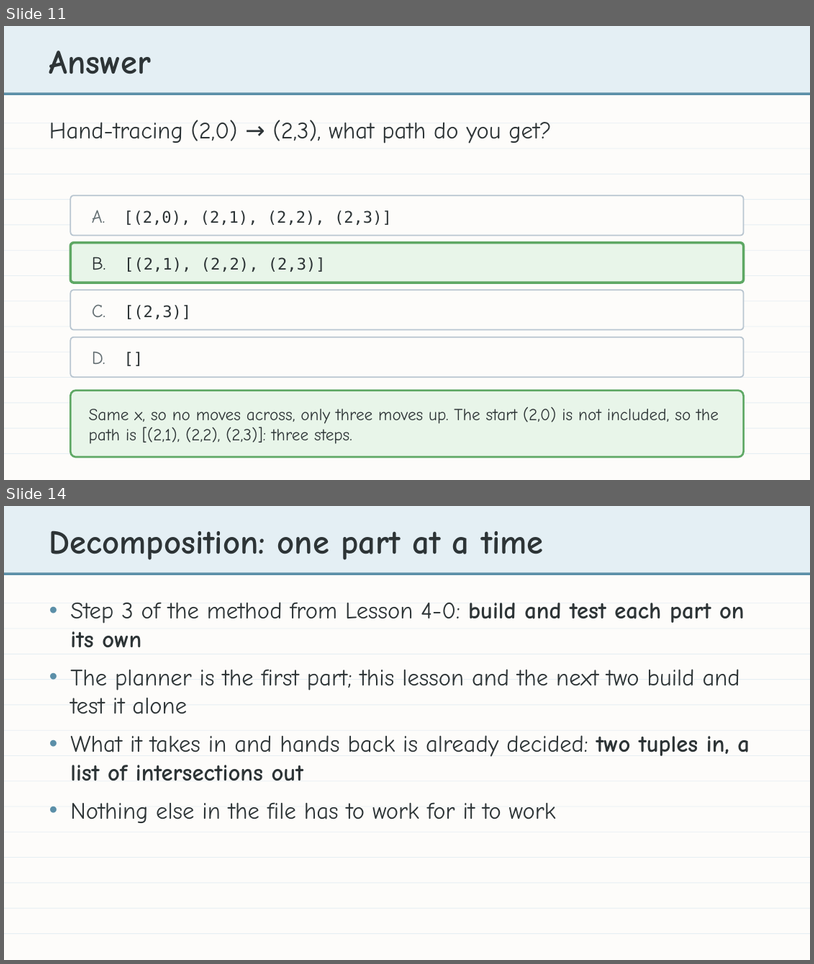
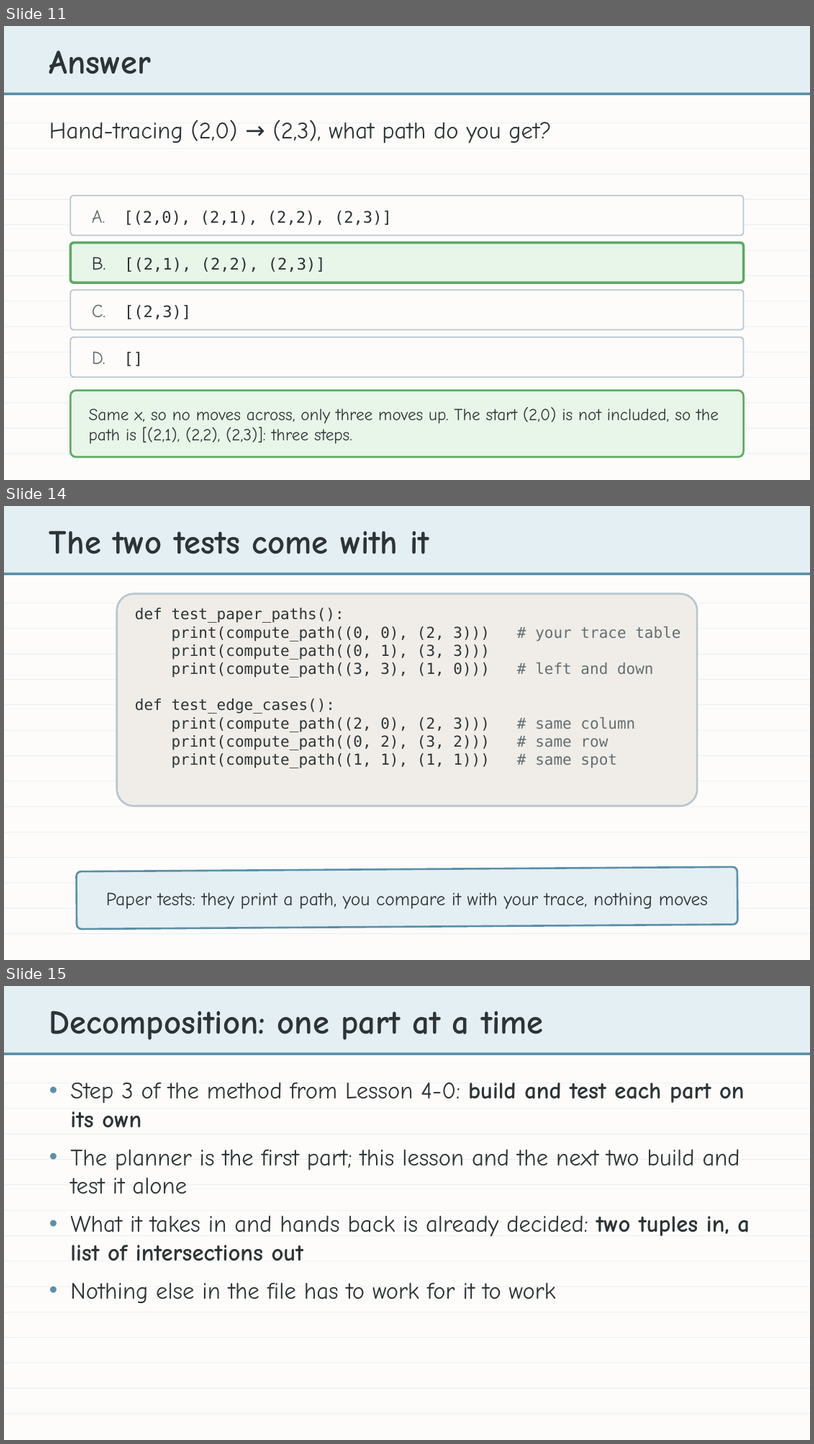
Before and after one commit to bradamiller/LearningPython, a slide deck: static/slides/module-04-manhattan/module-4-lesson-04-the-manhattan-algorithm.pptx. Shown one above the other, each under a label of ours: slides 11 and 14 before the commit, slides 11, 14 and 15 after it; the slides between them are not shown. The pictures are 814x964 and 814x1444 pixels, drawn with LibreOffice and Linux fonts; fonts in the diff are those of the drawing. Boxes give left, top, right and bottom in pixels: in the first picture for what was removed or moved away, otherwise in the second. Text is boxed around its words. In the diff, an @@ line names an element or a change of style, - is before the commit and + after.

```diff
--- a/static/slides/module-04-manhattan/module-4-lesson-04-the-manhattan-algorithm.pptx
+++ b/static/slides/module-04-manhattan/module-4-lesson-04-the-manhattan-algorithm.pptx
@@ slide 14 added at <box>4,506,810,960</box>, background #FDFCFA @@
@@ rectangle added at <box>4,506,810,572</box>, fill #E4EFF4 @@
@@ text added at <box>49,530,430,554</box>, 40 pt, text #2D3436, bold @@
+The two tests come with it
@@ rectangle added at <box>4,572,810,575</box>, fill #5B8FA8 @@
@@ rectangle added at <box>4,602,810,603</box>, fill #E6EEF3 @@
@@ rounded rectangle added at <box>117,594,698,806</box>, fill #F0EDE8, outline #B8C5D0 2.25 pt @@
@@ text added at <box>135,608,617,768</box>, 18 pt, text #2D3436 @@
+def test_paper_paths():
+print(compute_path((0, 0), (2, 3))) # your trace table
+print(compute_path((0, 1), (3, 3)))
+print(compute_path((3, 3), (1, 0))) # left and down
+def test_edge_cases():
+print(compute_path((2, 0), (2, 3))) # same column
+print(compute_path((0, 2), (3, 2))) # same row
+print(compute_path((1, 1), (1, 1))) # same spot
@@ rectangle added at <box>4,628,810,629</box>, fill #E6EEF3 @@
@@ rectangle added at <box>4,654,810,654</box>, fill #E6EEF3 @@
@@ rectangle added at <box>4,679,810,680</box>, fill #E6EEF3 @@
@@ rectangle added at <box>4,705,810,705</box>, fill #E6EEF3 @@
@@ rectangle added at <box>4,730,810,731</box>, fill #E6EEF3 @@
@@ rectangle added at <box>4,755,810,756</box>, fill #E6EEF3 @@
@@ rectangle added at <box>4,780,810,781</box>, fill #E6EEF3 @@
@@ rectangle added at <box>4,806,810,807</box>, fill #E6EEF3 @@
@@ rectangle added at <box>4,831,810,832</box>, fill #E6EEF3 @@
@@ rectangle added at <box>4,857,810,857</box>, fill #E6EEF3 @@
@@ rounded rectangle added at <box>77,867,738,929</box>, fill #E4EFF4, outline #5B8FA8 2.25 pt @@
@@ rectangle added at <box>4,883,810,883</box>, fill #E6EEF3 @@
@@ text added at <box>106,892,708,908</box>, 22 pt, text #2D3436 @@
+Paper tests: they print a path, you compare it with your trace, nothing moves
@@ rectangle added at <box>4,908,810,908</box>, fill #E6EEF3 @@
@@ rectangle added at <box>4,933,810,934</box>, fill #E6EEF3 @@
@@ what was slide 14 is now slide 15 @@
```
Also in this commit, not shown: 10 slides changed, 1 other slide added, 2 slides removed, 47 other files.
